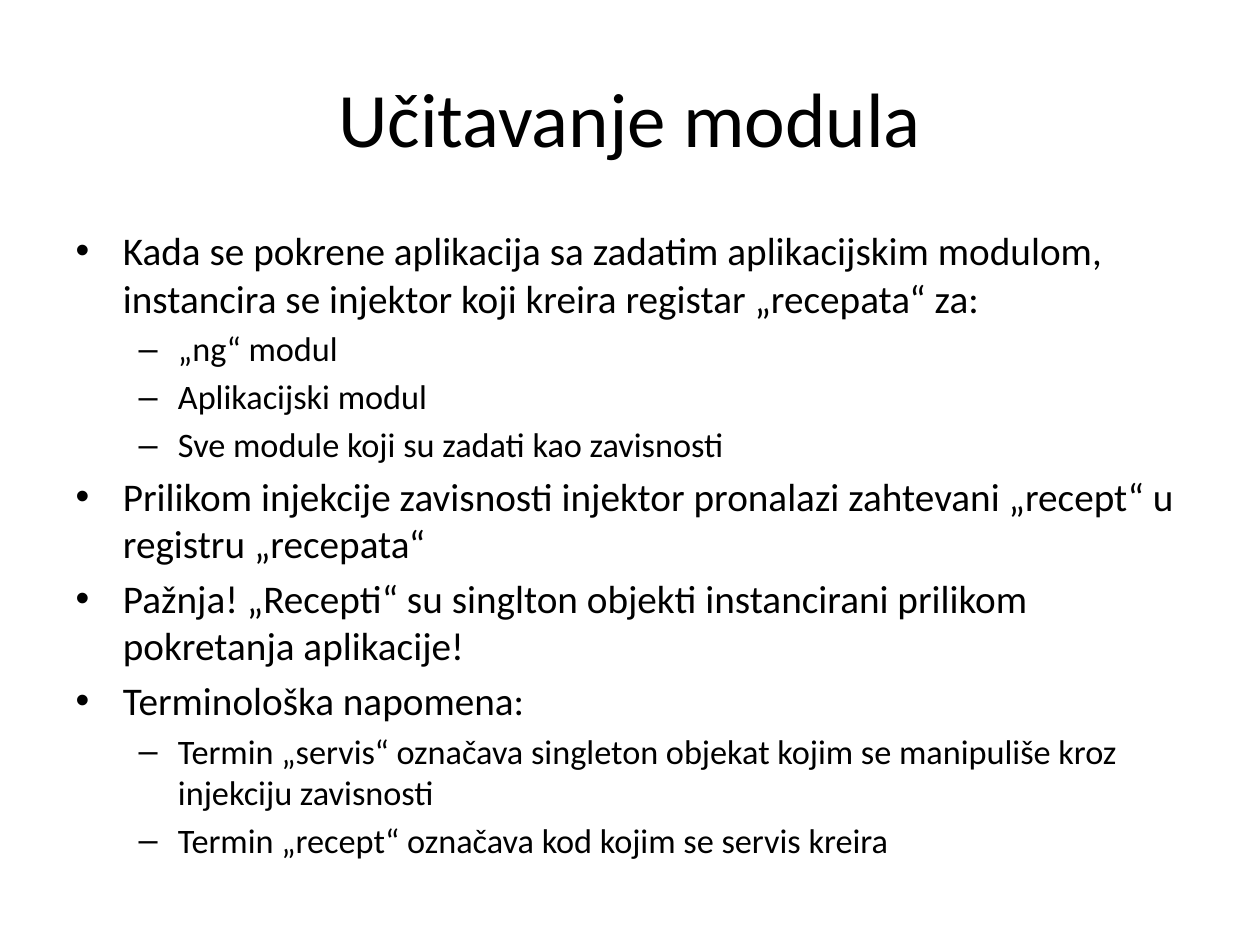
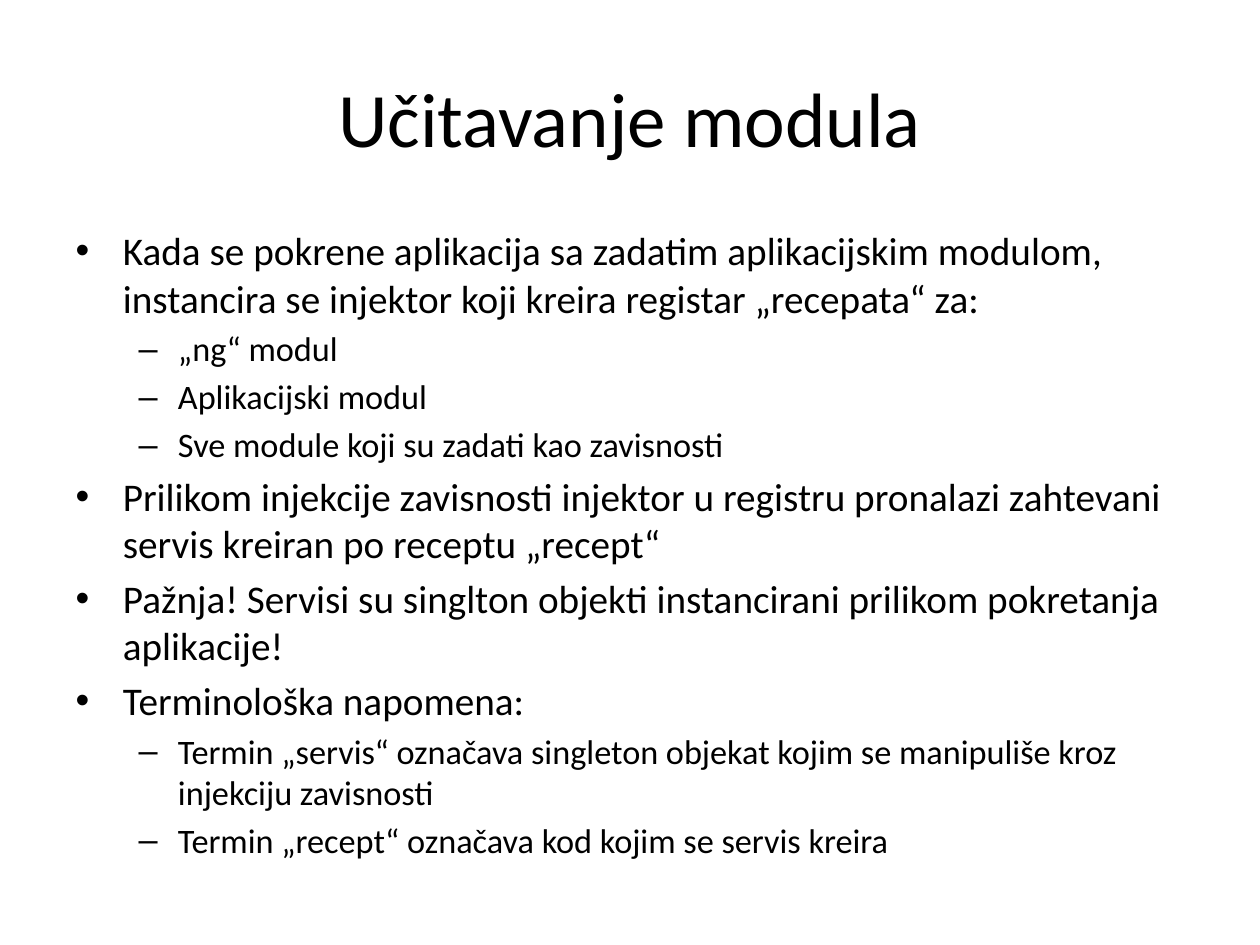
Before and after one commit to XWS2016/AngularJS, a slide deck: slide 21 of 05_Servisi/05 Servisi.pptx. Drawn at 1260x945 pixels with LibreOffice and Linux fonts; fonts in the diff are those of the drawing. Boxes give left, top, right and bottom in pixels: in the first picture for what was removed or moved away, otherwise in the second. Text is boxed around its words. In the diff, an @@ line names an element or a change of style, - is before the commit and + after.

```diff
--- a/05_Servisi/05 Servisi.pptx
+++ b/05_Servisi/05 Servisi.pptx
@@ text at bbox=[123, 483, 1160, 667]: text changed @@
-• Prilikom injekcije zavisnosti injektor pronalazi zahtevani „recept“ u registru „recepata“
-• Pažnja! „Recepti“ su singlton objekti instancirani prilikom pokretanja aplikacije!
+• Prilikom injekcije zavisnosti injektor u registru pronalazi zahtevani servis kreiran po receptu „recept“
+• Pažnja! Servisi su singlton objekti instancirani prilikom pokretanja aplikacije!
```
Also in this commit, not shown: 8 other slides changed, 25 other files.
